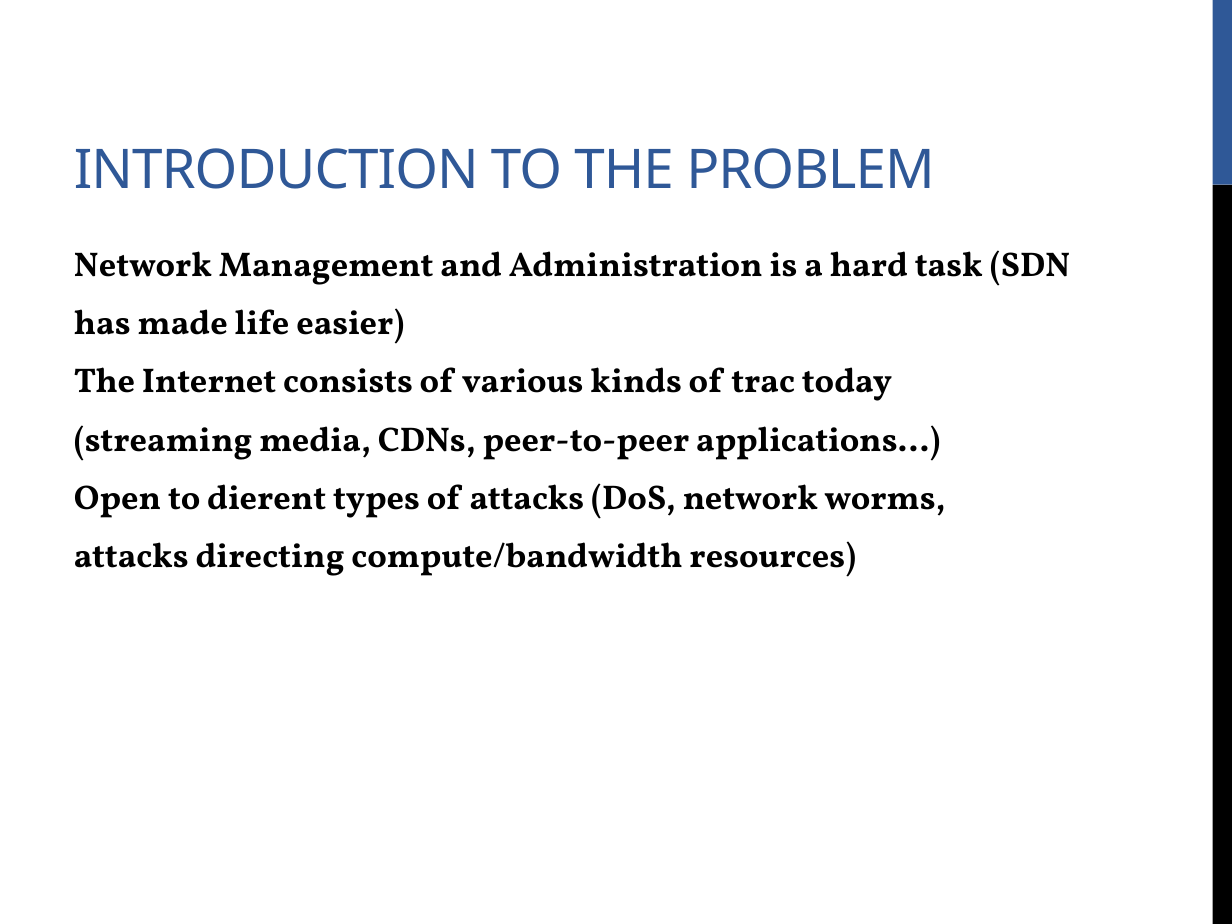
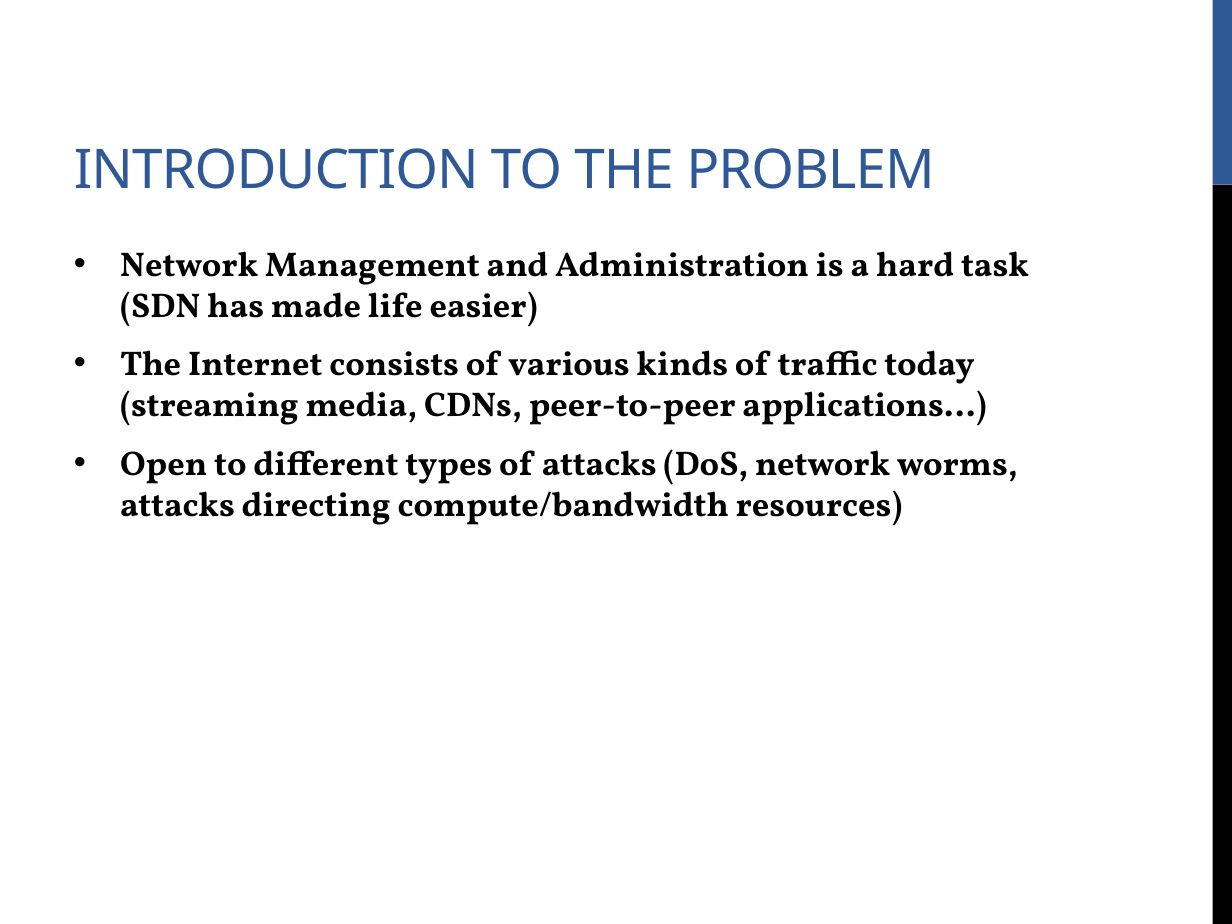
Before and after one commit to bornogit/Floodlight-AD, a slide deck: slide 3 of Slides/740- Anomaly Detector for Floodlight .pptx. Drawn at 1232x924 pixels with LibreOffice and Linux fonts; fonts in the diff are those of the drawing. Boxes give left, top, right and bottom in pixels: in the first picture for what was removed or moved away, otherwise in the second. Text is boxed around its words. In the diff, an @@ line names an element or a change of style, - is before the commit and + after.

Commit message:
edited the slides

```diff
--- a/Slides/740- Anomaly Detector for Floodlight .pptx
+++ b/Slides/740- Anomaly Detector for Floodlight .pptx
@@ text at (120, 251, 1029, 526): text changed @@
-Network Management and Administration is a hard task (SDN
-has made life easier)
-The Internet consists of various kinds of trac today
-(streaming media, CDNs, peer-to-peer applications...)
-Open to dierent types of attacks (DoS, network worms,
-attacks directing compute/bandwidth resources)
+• Network Management and Administration is a hard task (SDN has made life easier)
+• The Internet consists of various kinds of traffic today (streaming media, CDNs, peer-to-peer applications...)
+• Open to different types of attacks (DoS, network worms, attacks directing compute/bandwidth resources)
```
Also in this commit, not shown: 4 other slides changed, 6 slides added, 1 slide removed.
